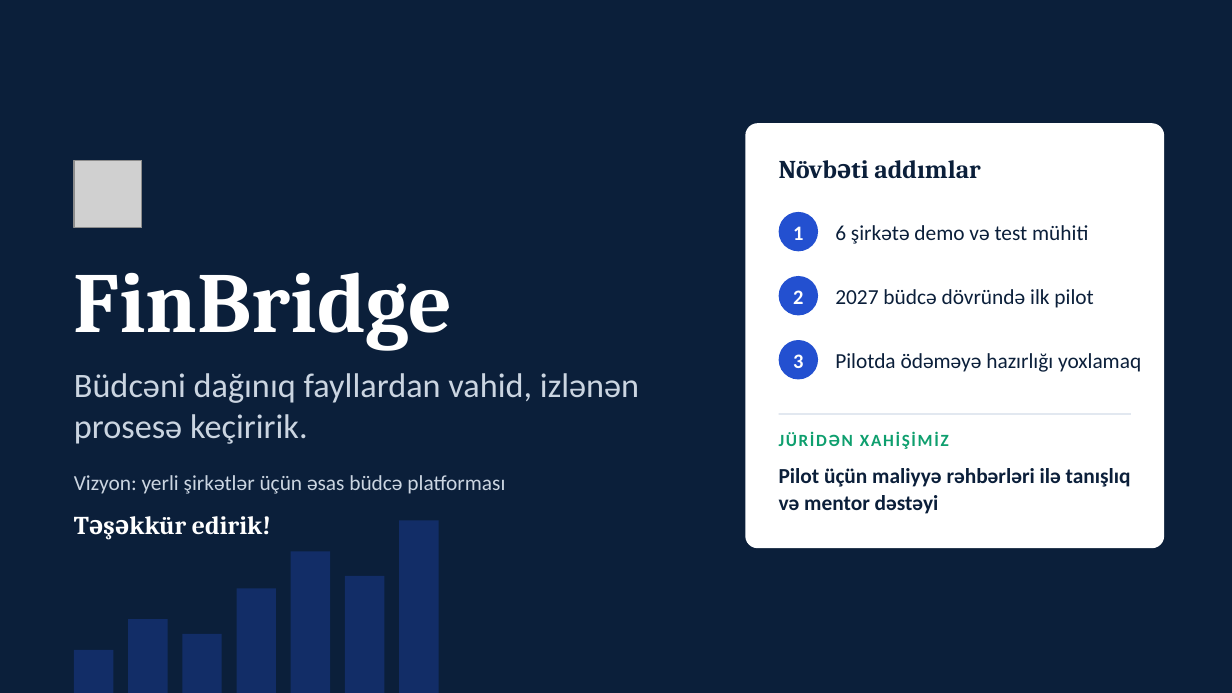
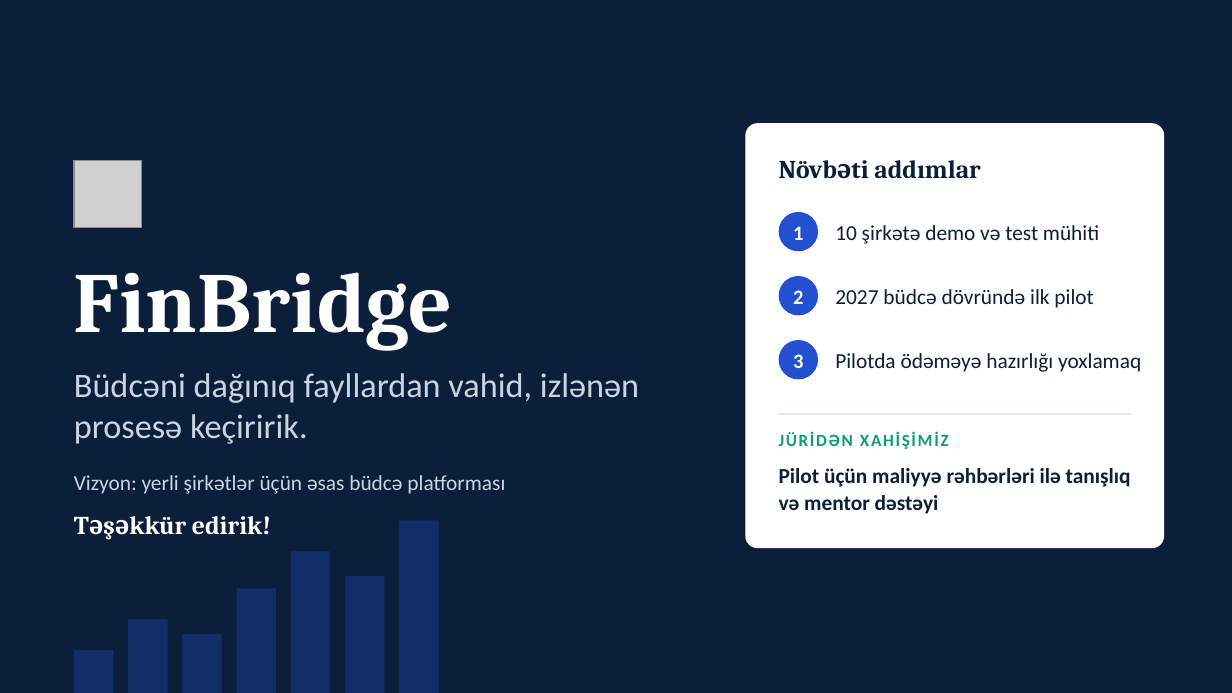
Before and after one commit to TuralRajab/finbridge, a slide deck: slide 9 of docs/pitch/FinBridge_teqdimat.pptx. Drawn at 1232x693 pixels with LibreOffice and Linux fonts; fonts in the diff are those of the drawing; grey boxes stand for pictures. Boxes give left, top, right and bottom in pixels: in the first picture for what was removed or moved away, otherwise in the second. Text is boxed around its words. In the diff, an @@ line names an element or a change of style, - is before the commit and + after.

```diff
--- a/docs/pitch/FinBridge_teqdimat.pptx
+++ b/docs/pitch/FinBridge_teqdimat.pptx
@@ text at [835,225,1099,244]: text changed @@
-6 şirkətə demo və test mühiti
+10 şirkətə demo və test mühiti
```
Also in this commit, not shown: 4 other slides changed.
